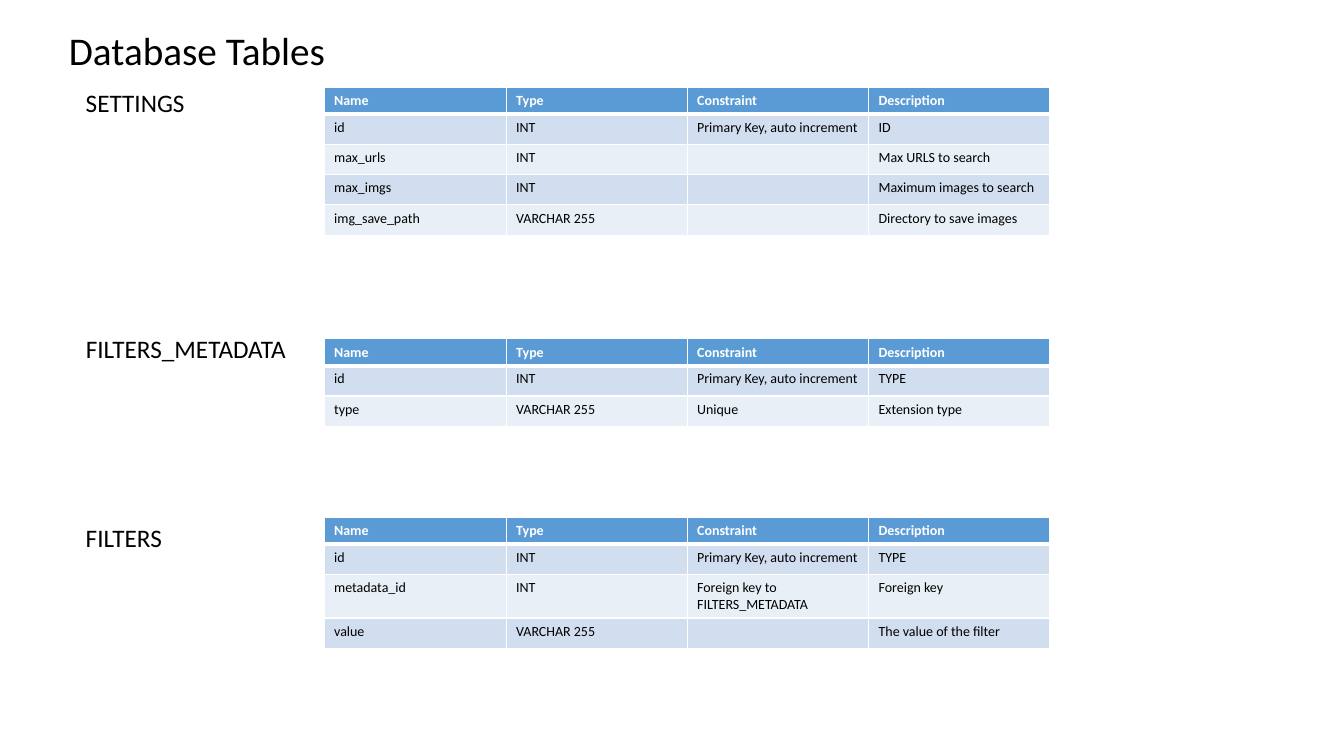
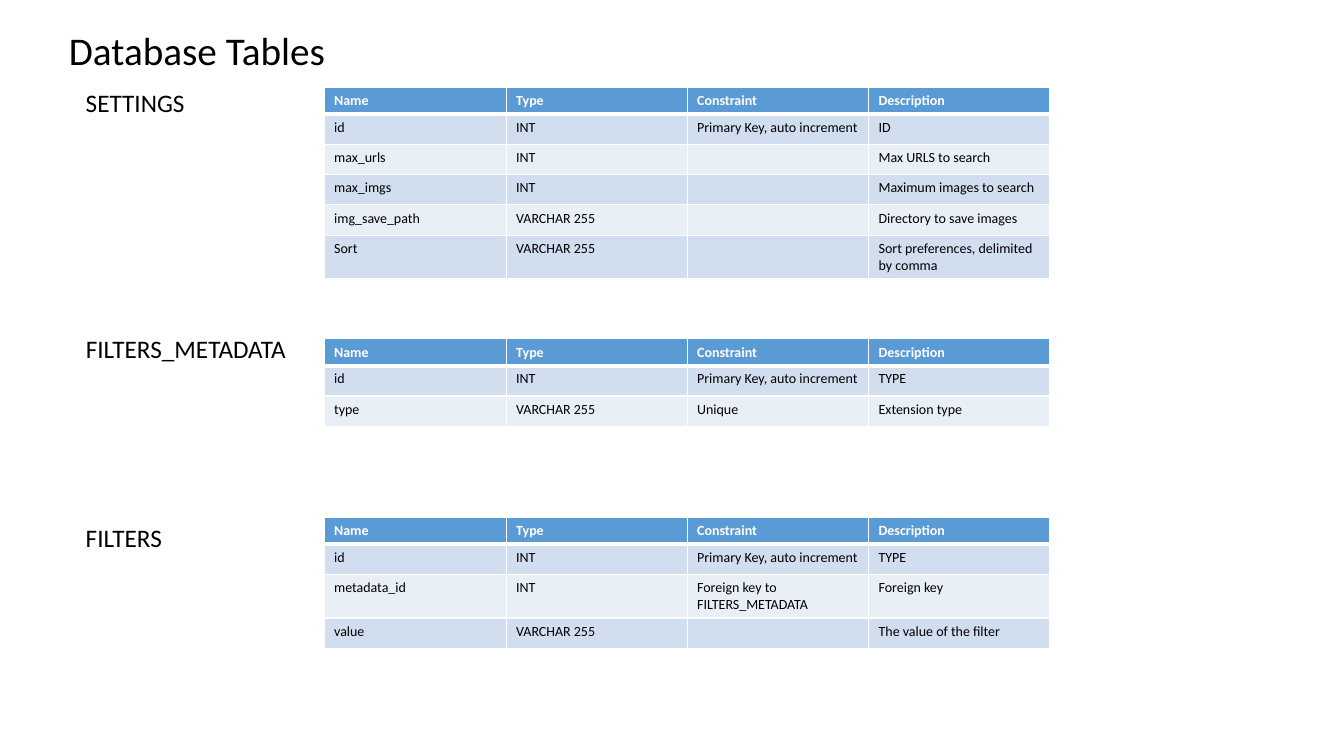
Before and after one commit to datim/squid, a slide deck: slide 6 of docs/design.pptx. Drawn at 1344x756 pixels with LibreOffice and Linux fonts; fonts in the diff are those of the drawing. Boxes give left, top, right and bottom in pixels: in the first picture for what was removed or moved away, otherwise in the second. Text is boxed around its words. In the diff, an @@ line names an element or a change of style, - is before the commit and + after.

```diff
--- a/docs/design.pptx
+++ b/docs/design.pptx
@@ table at (325,87,1052,292) @@
+row 6: Sort | VARCHAR 255 |  | Sort preferences, delimited by comma
```
Also in this commit, not shown: 3 other slides changed.
